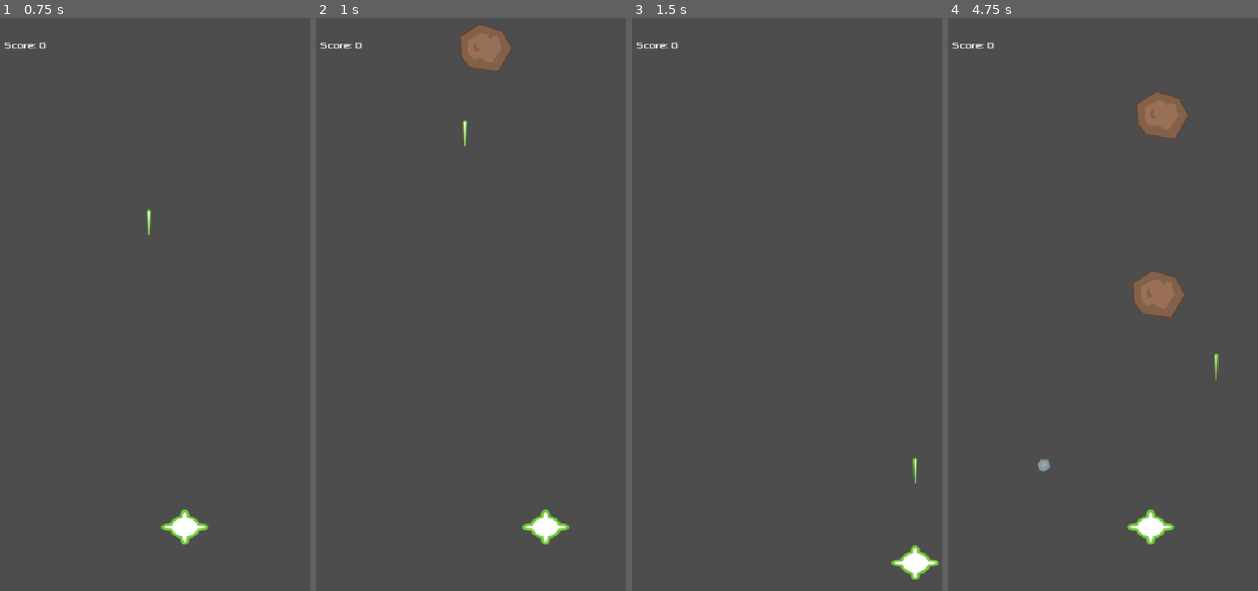
Above: before the commit, frames 1-4 (left to right).
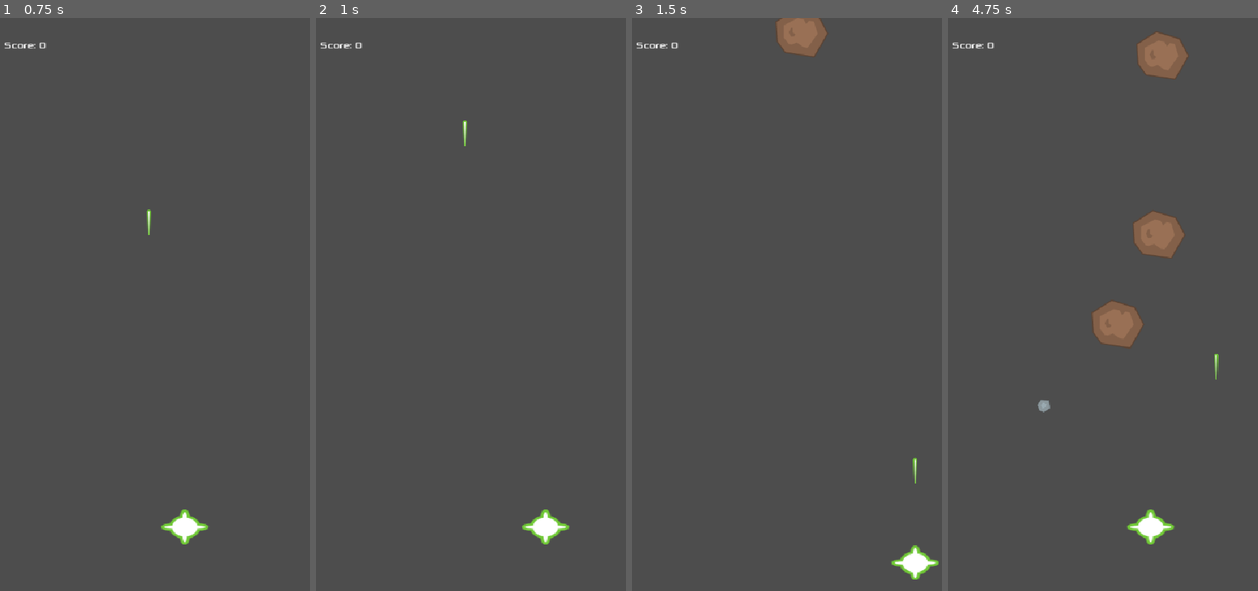
Above: after the commit, the same moments.

Repository: patsygibson/the_space_waste_game
Game: Godot game, scene res://scenes/main.tscn
Same seed, same stepped clock (60 frames per second), same inputs: the game is played once before the commit and once after it.
Inputs:
- Up to frame 1 (0.75 s): tap Enter at 0.5 s; hold Right (move_right) from 0.53 s (still down); tap W (shield_activation) at 0.6 s
- Up to frame 2 (1 s): keep holding Right (move_right)
- Up to frame 3 (1.5 s): release Right (move_right) at 1.28 s; hold Down (move_down) from 1.28 s (still down); tap Space (shoot) at 1.35 s
- Up to frame 4 (4.75 s): release Down (move_down) at 2.03 s; hold Right (move_right) 2.03-2.78 s; tap W (shield_activation) at 2.1, 3.6 s; hold Up (move_up) 2.78-3.53 s; tap Space (shoot) at 2.85, 4.35 s; hold Left (move_left) from 3.53 s (still down)

Frame 1 is identical in both runs. In frame 2, 1.0% of the frame differs, in the area x 46-64%, y 1-10%; in frame 3, 0.9%; in frame 4, 5.1%, in the area x 28-78%, y 2-80%.

Commit message:
HP added to each different mob
so the asteroid, trash and bigbrown all have different hps. bigbrown having the largest hp because it's the slowest. If you shoot trash as well (you don't gain anything).

Diff:
--- a/scenes/asteroid.tscn
+++ b/scenes/asteroid.tscn
@@ -6,6 +6,7 @@
 [node name="asteroid" unique_id=217626966 instance=ExtResource("1_akfqu")]
 scale = Vector2(0.5, 0.5)
 speed = 400
+hp = 1
 
 [node name="Sprite2D" parent="." index="0" unique_id=530132345]
 texture = ExtResource("2_6mo6b")
--- a/scenes/bigbrown.tscn
+++ b/scenes/bigbrown.tscn
@@ -11,6 +11,7 @@
 collision_layer = 2
 collision_mask = 5
 script = ExtResource("1_8pi2v")
+hp = 3
 
 [node name="Sprite2D" type="Sprite2D" parent="." unique_id=530132345]
 texture = ExtResource("2_v7c86")
--- a/scenes/trash.tscn
+++ b/scenes/trash.tscn
@@ -7,6 +7,7 @@
 [node name="trash" unique_id=217626966 instance=ExtResource("1_3xixx")]
 script = ExtResource("2_2cq4d")
 score_value = 1
+hp = 1
 
 [node name="Sprite2D" parent="." index="0" unique_id=530132345]
 texture = ExtResource("2_exrr5")
--- a/scripts/bigbrown.gd
+++ b/scripts/bigbrown.gd
@@ -4,7 +4,7 @@
 
 
 @export var speed = 150
-
+@export var hp = 1
 # Called every frame. 'delta' is the elapsed time since the previous frame.
 func _process(delta):
 	global_position.y += speed * delta
@@ -21,3 +21,7 @@
 		if not body.get_node("Shield").visible:
 			body.die()
 # If the shield is not visible, then the player dies
+func take_damage(amount):
+	hp -= amount
+	if hp <= 0:
+		die()
--- a/scripts/laser.gd
+++ b/scripts/laser.gd
@@ -1,6 +1,7 @@
 extends Area2D
 
 @export var speed = 600
+@export var damage = 1
 
 func _physics_process(delta):
 	global_position.y += -speed * delta #delta because we want to add to each frame independent
@@ -14,5 +15,5 @@
 
 func _on_area_entered(area):
 	if area is Bigbrown:
-		area.die()
+		area.take_damage(damage)
 		queue_free()
--- a/scripts/main.gd
+++ b/scripts/main.gd
@@ -33,5 +33,5 @@
 
 func _on_enemy_spawn_timer_timeout():
 	var e = enemy_scenes.pick_random().instantiate() #Connected 'timeout' to '_on_enemy_spawn_timer_timeout'. This is so it picks a random packed scene within the array oof enemy_scenes.
-	e.global_position = Vector2(randf_range(50, 500), 50)
+	e.global_position = Vector2(randf_range(50, 500), -50)
 	enemy_container.add_child(e)
--- a/scripts/trash.gd
+++ b/scripts/trash.gd
@@ -15,5 +15,5 @@
 func _on_body_entered(body):
 	if body is Player:
 		body.update_score(score_value)
-		print("TRASH HIT PLAYER. New Score: ", body.score)
+		print("New Score: ", body.score)
 		die()
